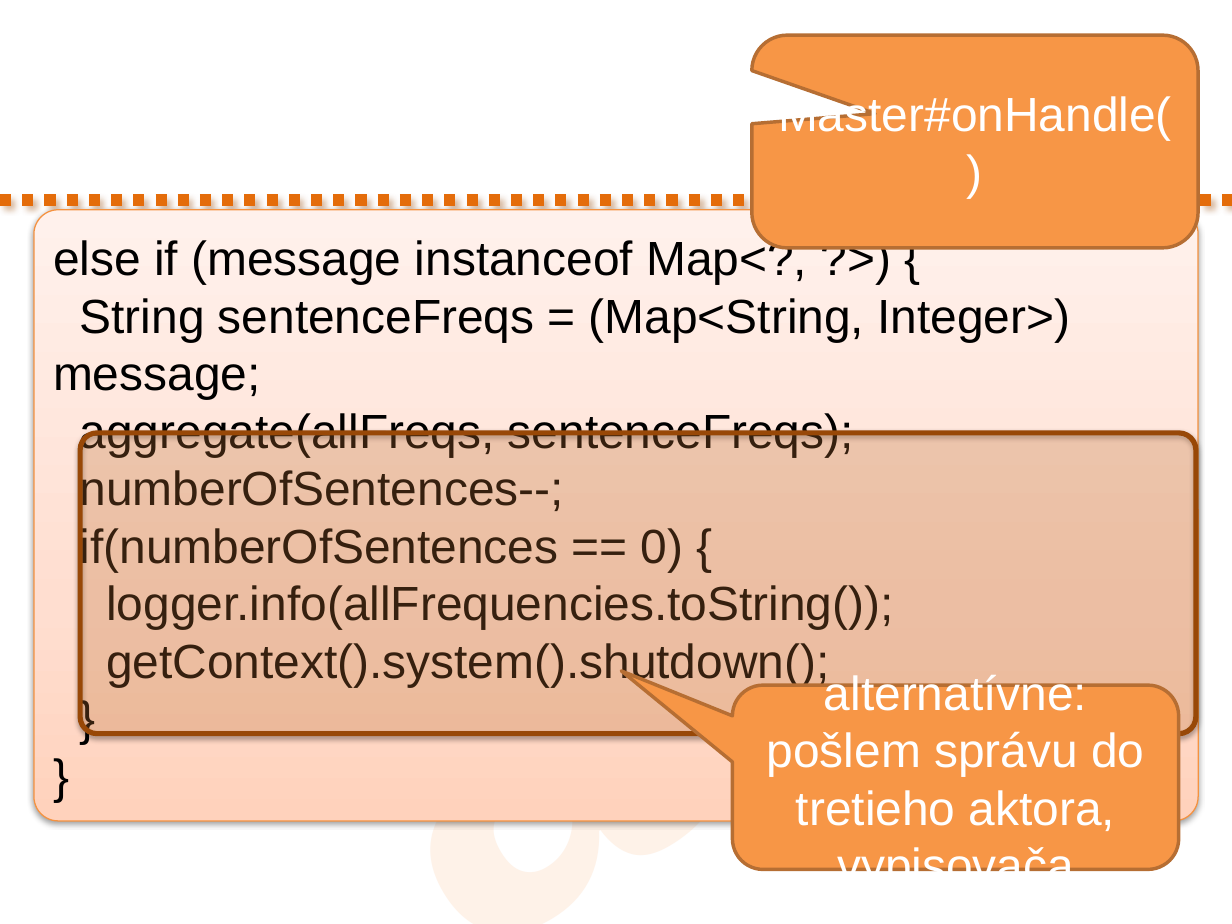
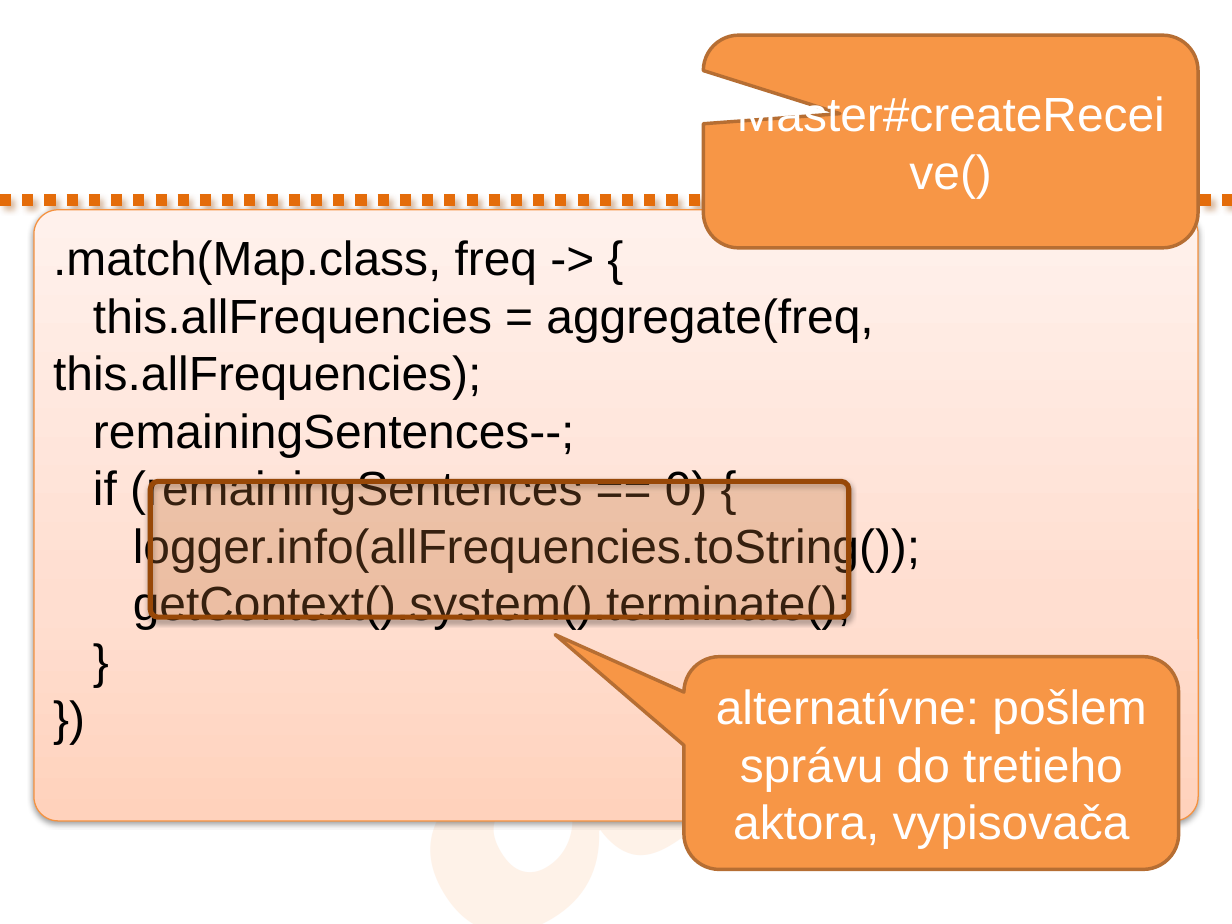
Before and after one commit to novotnyr/kopr-portal, a slide deck: slide 39 of slides/kopr-actors-akka.pptx (slide 32 before the commit). Drawn at 1232x924 pixels with LibreOffice and Linux fonts; fonts in the diff are those of the drawing. Boxes give left, top, right and bottom in pixels: in the first picture for what was removed or moved away, otherwise in the second. Text is boxed around its words. In the diff, an @@ line names an element or a change of style, - is before the commit and + after.

Commit message:
Slajdy prepracovane na receiveBuilder API

```diff
--- a/slides/kopr-actors-akka.pptx
+++ b/slides/kopr-actors-akka.pptx
@@ rounded speech box "Master#createReceive()": place and size @@
-rounded speech box "Master#createReceive()" at <box>752,36,1198,249</box>
+rounded speech box "Master#createReceive()" at <box>703,36,1199,249</box>
@@ text in rounded speech box at <box>737,94,1165,132</box>: text changed @@
-Master#onHandle()
+Master#createReceive()
@@ text in rounded rectangle at <box>53,240,920,629</box>: text changed @@
-else if (message instanceof Map<?, ?>) {
-String sentenceFreqs = (Map<String, Integer>) message;
-aggregate(allFreqs, sentenceFreqs);
-numberOfSentences--;
-if(numberOfSentences == 0) {
-logger.info(allFrequencies.toString());
-getContext().system().shutdown();
-}
-}
+.match(Map.class, freq -> {
+this.allFrequencies = aggregate(freq, this.allFrequencies);
+remainingSentences--;
+if (remainingSentences == 0) {
+logger.info(allFrequencies.toString());
+getContext().system().terminate();
+}
+})
@@ rounded rectangle: place and size @@
-rounded rectangle at <box>80,432,1196,733</box>
+rounded rectangle at <box>150,482,849,617</box>
@@ rounded speech box "alternatívne: pošlem správu do tretieho ...": place and size @@
-rounded speech box "alternatívne: pošlem správu do tretieho ..." at <box>732,685,1178,870</box>
+rounded speech box "alternatívne: pošlem správu do tretieho ..." at <box>684,657,1179,870</box>
@@ rounded speech box "alternatívne: pošlem správu do tretieho ..." at <box>684,657,1179,870</box>: proportions changed @@
```
Also in this commit, not shown: 10 other slides changed, 8 slides added, 10 slides removed, 1 other file.
